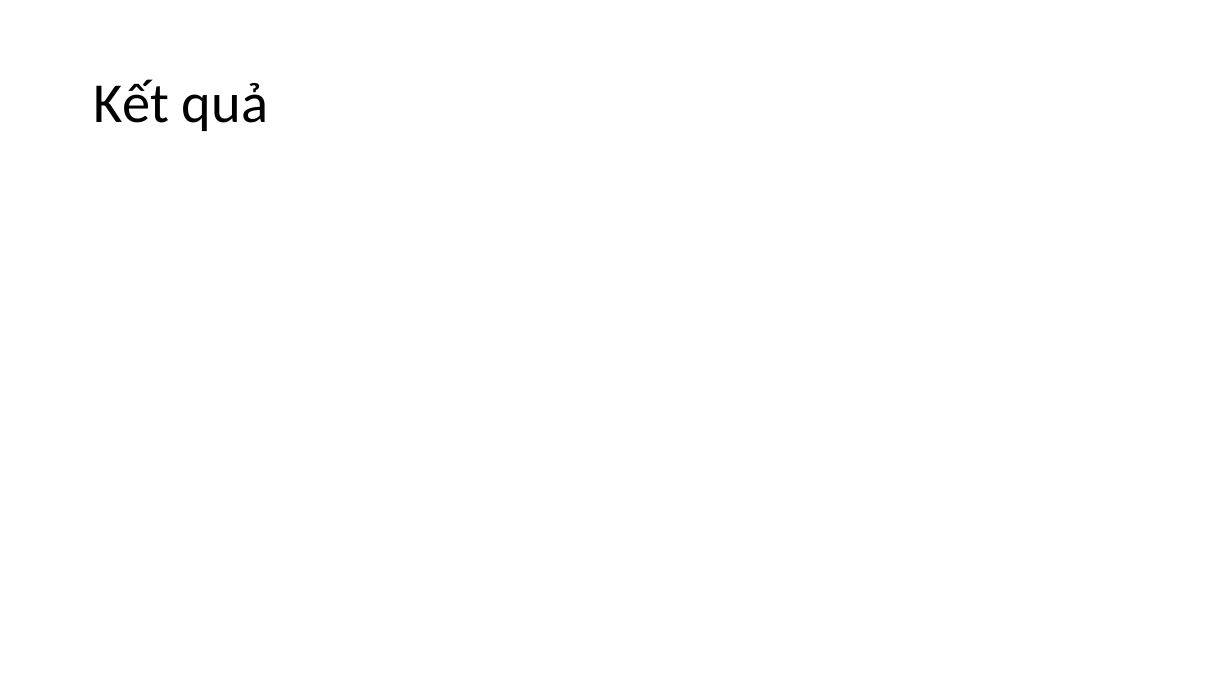
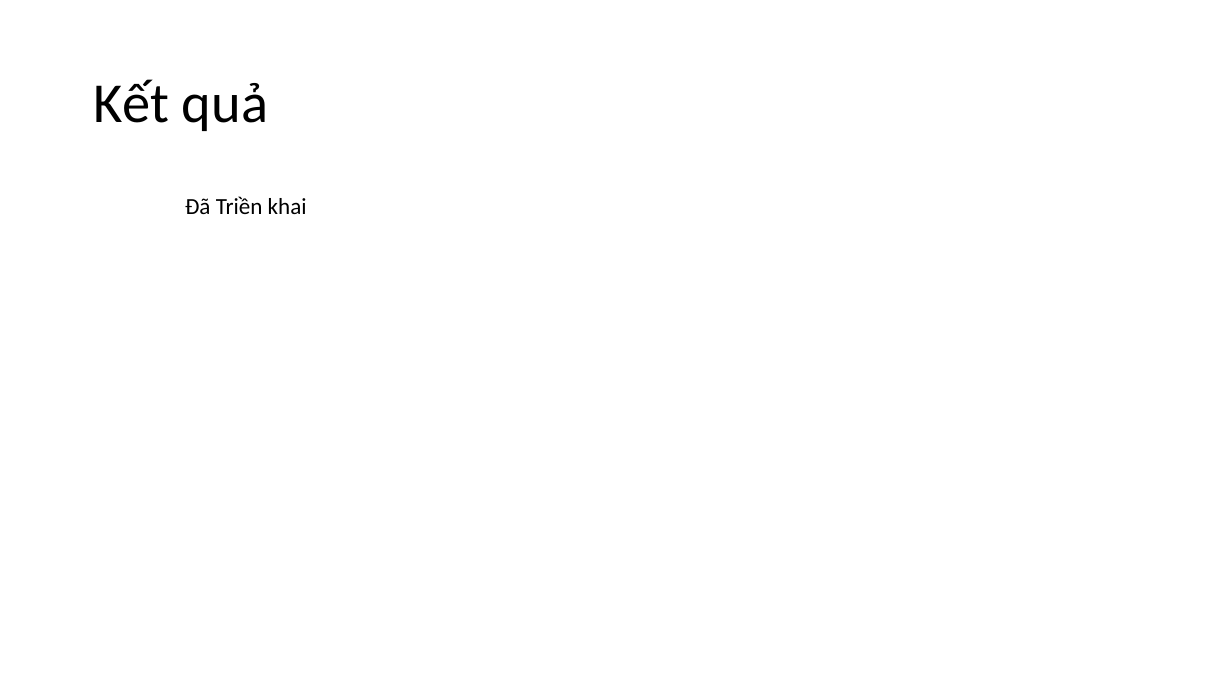
Before and after one commit to thuanvo2405/Ticket_Booking_App, a slide deck: slide 8 of slide.pptx (slide 9 before the commit). Drawn at 1232x693 pixels with LibreOffice and Linux fonts; fonts in the diff are those of the drawing. Boxes give left, top, right and bottom in pixels: in the first picture for what was removed or moved away, otherwise in the second. Text is boxed around its words. In the diff, an @@ line names an element or a change of style, - is before the commit and + after.

```diff
--- a/slide.pptx
+++ b/slide.pptx
@@ text added at <box>185,196,307,214</box>, 18 pt, text #000000 @@
+Đã Triền khai
```
Also in this commit, not shown: 8 other slides changed, 1 slide added, 1 slide removed, 4 other files.
